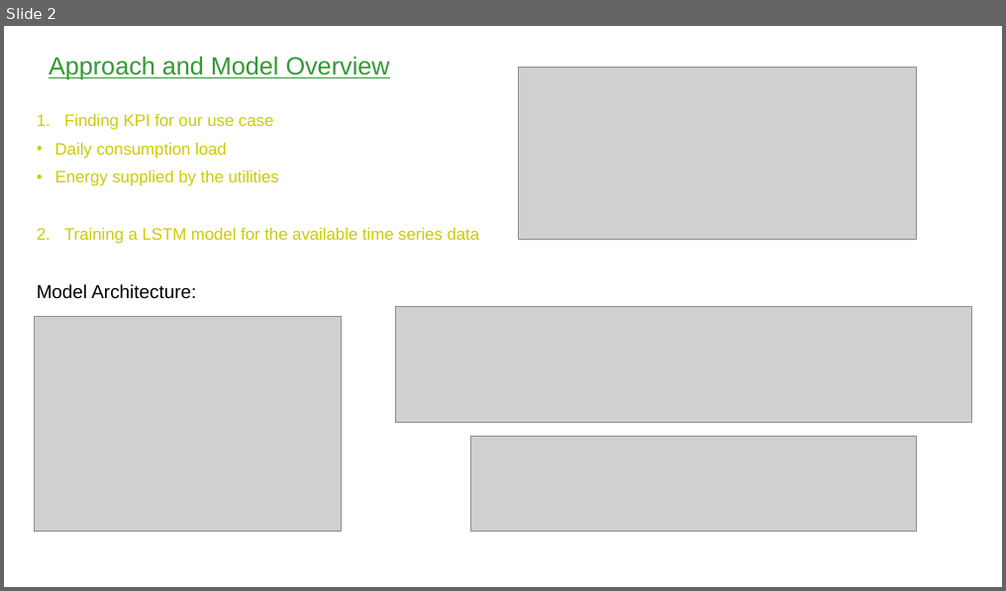
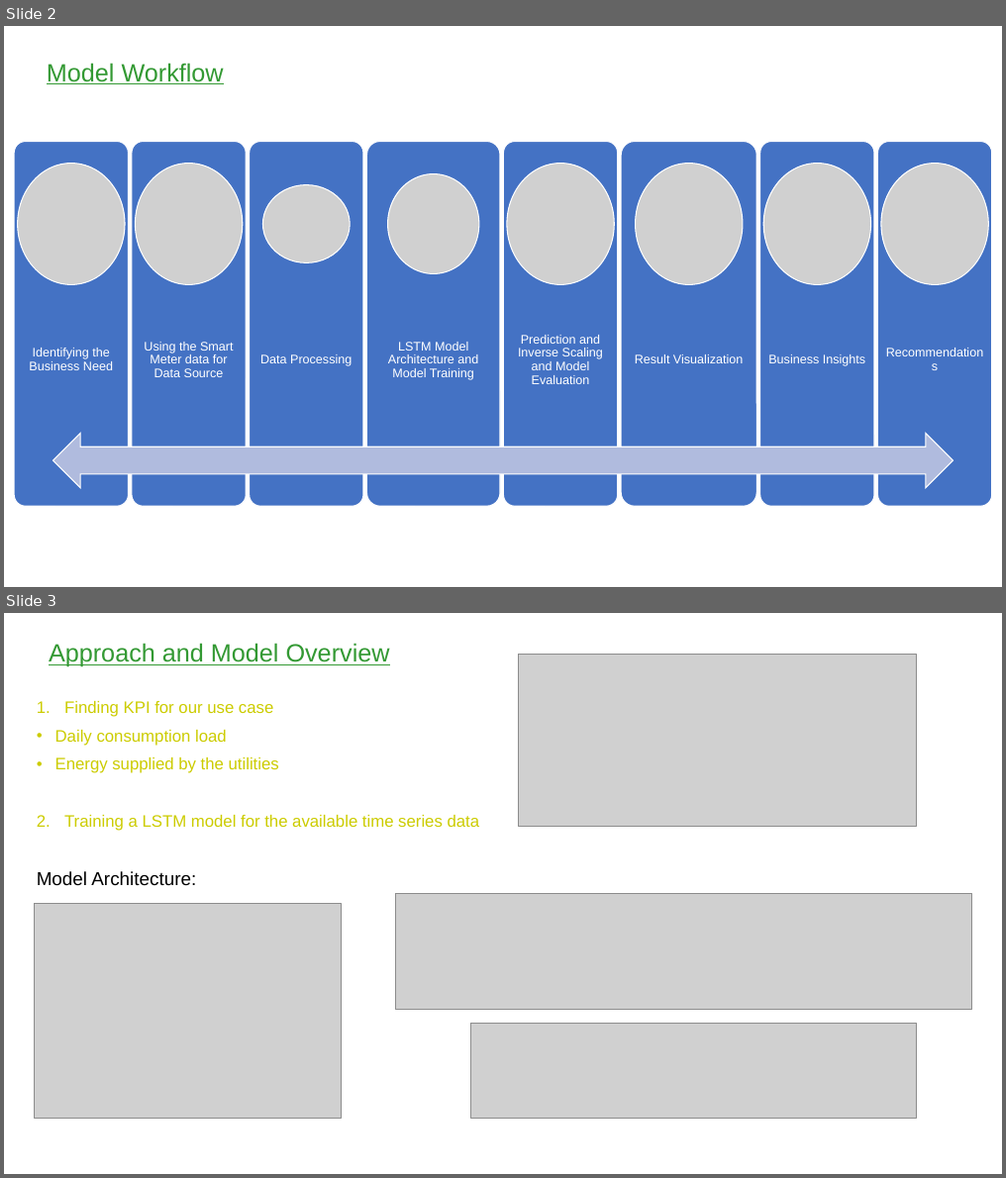
Before and after one commit to ESET0090/Advance-Training-Python-AIML, a slide deck: Day_26/Microsoft-Power-BI-Storytelling.pptx. Shown one above the other, each under a label of ours: slide 2 before the commit, slides 2 and 3 after it. The pictures are 1006x591 and 1006x1178 pixels, drawn with LibreOffice and Linux fonts; fonts in the diff are those of the drawing; grey boxes stand for pictures. Boxes give left, top, right and bottom in pixels: in the first picture for what was removed or moved away, otherwise in the second. Text is boxed around its words. In the diff, an @@ line names an element or a change of style, - is before the commit and + after.

```diff
--- a/Day_26/Microsoft-Power-BI-Storytelling.pptx
+++ b/Day_26/Microsoft-Power-BI-Storytelling.pptx
@@ slide 2 added at (4, 26, 1002, 587), background #FFFFFF @@
@@ title added at (47, 63, 224, 84), 24 pt, text #339933, underline @@
+Model Workflow
@@ group added at (15, 141, 992, 506): 8 rounded rectangles, 8 texts, 8 pictures, 1 left right arrow @@
+Identifying the Business Need
+Using the Smart Meter data for Data Source
+Data Processing
+LSTM Model Architecture and Model Training
+Prediction and Inverse Scaling and Model Evaluation
+Result Visualization
+Business Insights
+Recommendations
@@ what was slide 2 is now slide 3 @@
```
Also in this commit, not shown: 1 slide changed, 19 other files.
